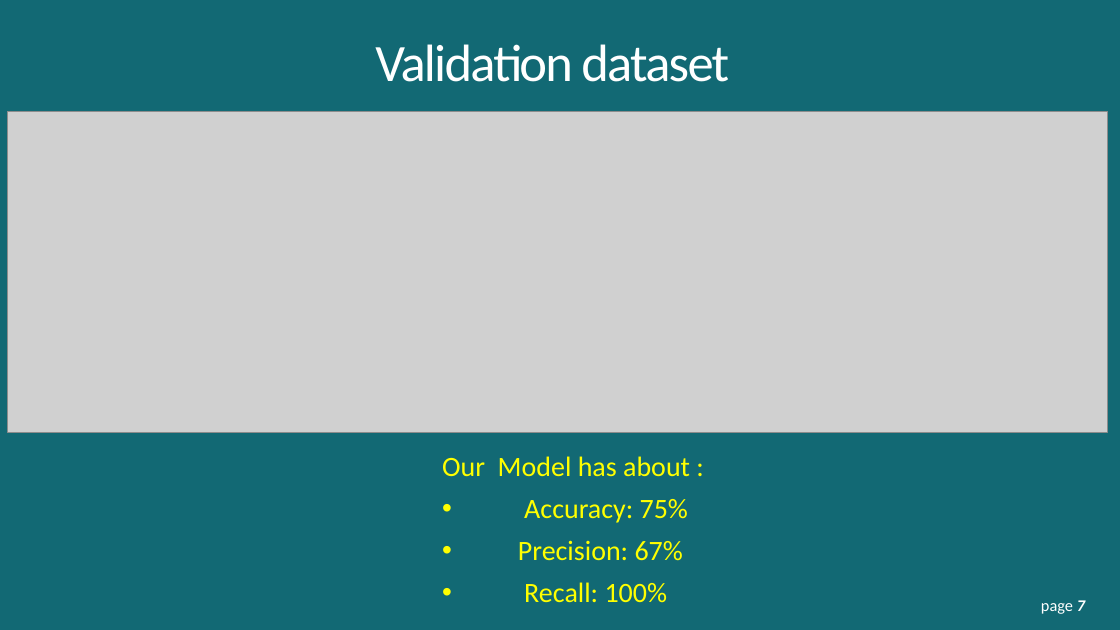
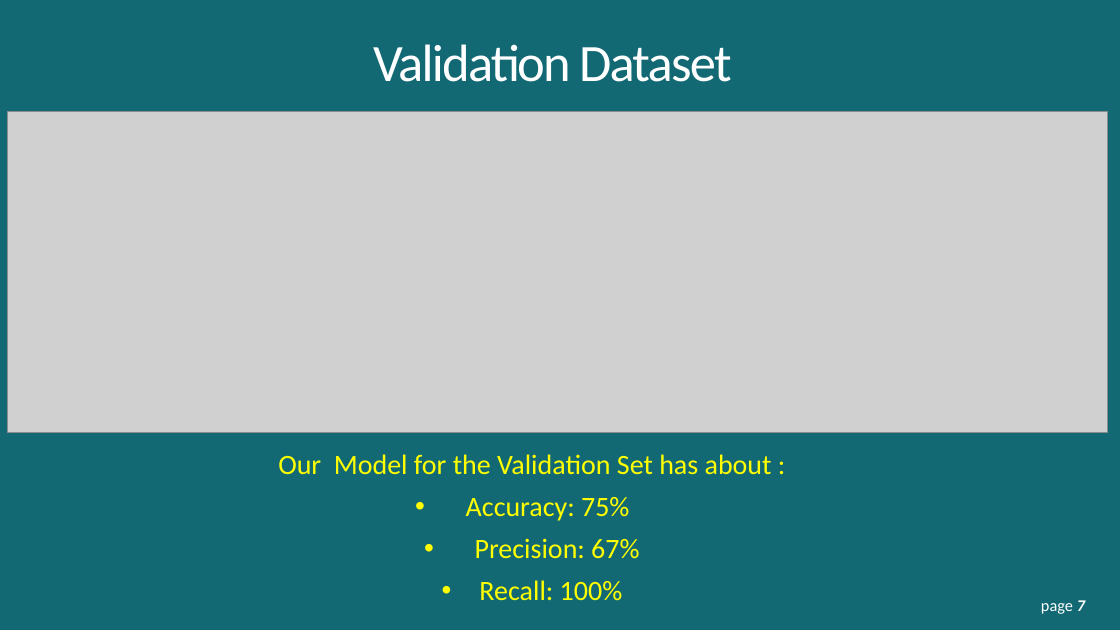
Before and after one commit to GitHub-ccd/pneumonia_detection_CNN_MOD_4, a slide deck: slide 7 of ppt/Pneumonia_detection.pptx. Drawn at 1120x630 pixels with LibreOffice and Linux fonts; fonts in the diff are those of the drawing; grey boxes stand for pictures. Boxes give left, top, right and bottom in pixels: in the first picture for what was removed or moved away, otherwise in the second. Text is boxed around its words. In the diff, an @@ line names an element or a change of style, - is before the commit and + after.

```diff
--- a/ppt/Pneumonia_detection.pptx
+++ b/ppt/Pneumonia_detection.pptx
@@ title at <box>373,44,732,82</box>: text changed @@
-Validation dataset
+Validation Dataset
@@ subtitle "Our Model for the Validation ...": place and size @@
-subtitle "Our Model for the Validation ..." at <box>442,456,690,603</box>
+subtitle "Our Model for the Validation ..." at <box>278,454,772,601</box>
@@ subtitle at <box>278,454,772,475</box>: text changed @@
-Our Model has about :
+Our Model for the Validation Set has about :
@@ subtitle at <box>466,497,639,601</box>: alignment left to centre @@
```
Also in this commit, not shown: 8 other slides changed, 2 other files.
